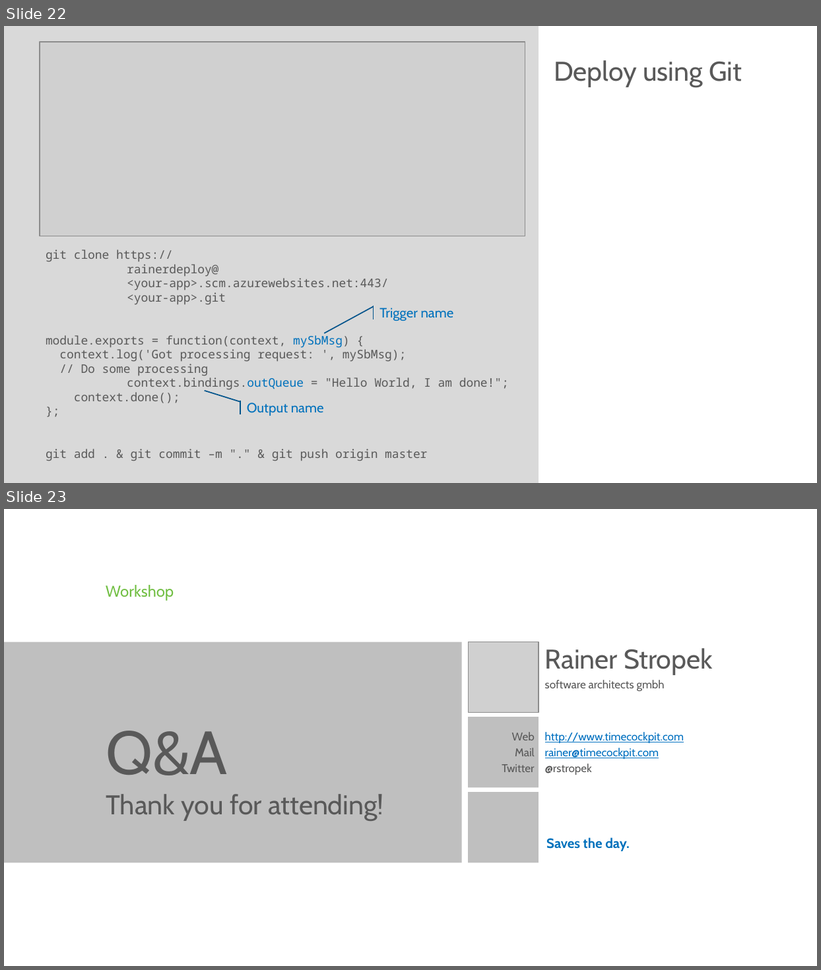
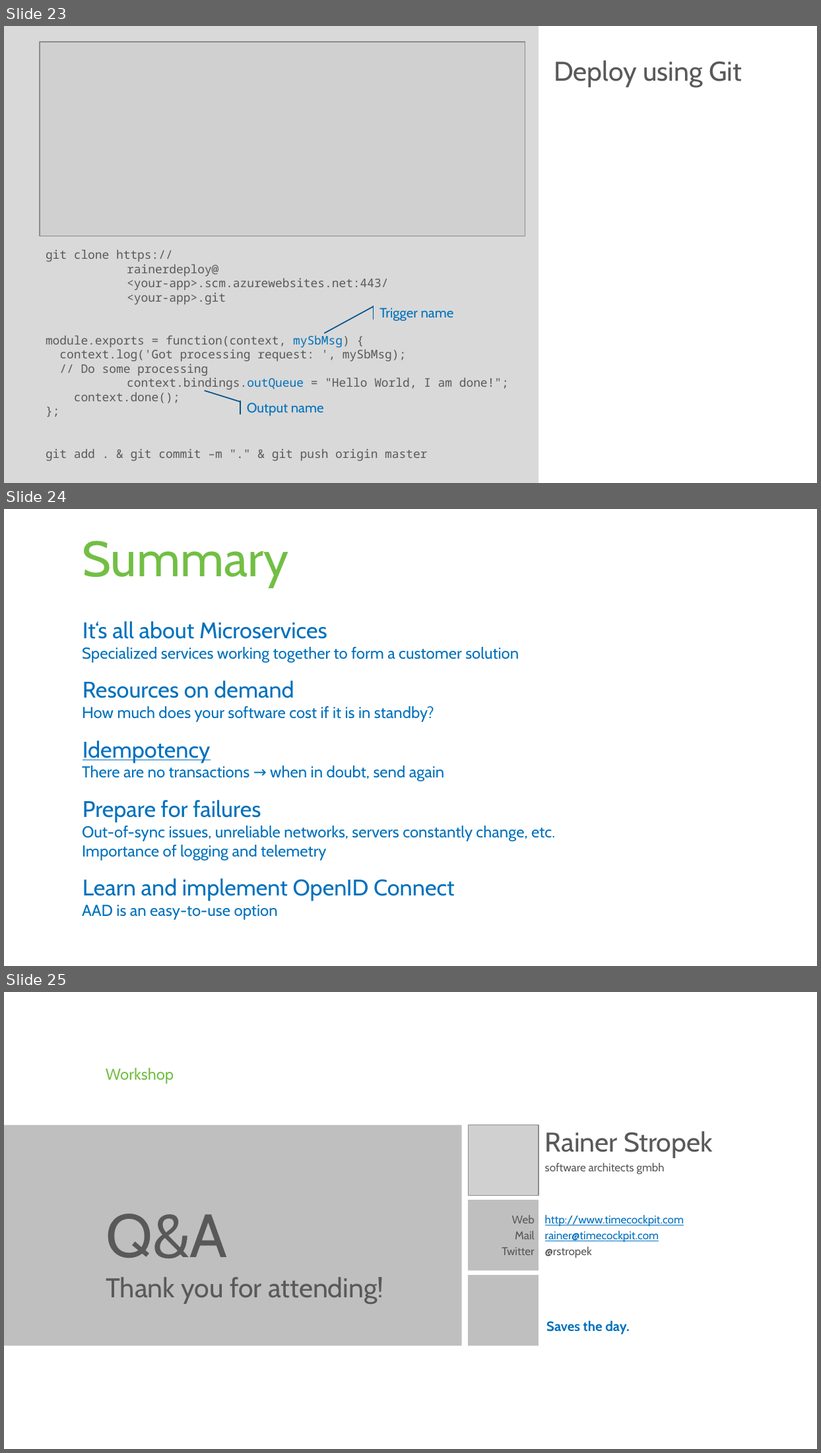
Before and after one commit to rstropek/Samples, a slide deck: AzureFunctions/AzureFunctions.pptx. Shown one above the other, each under a label of ours: slides 22 and 23 before the commit, slides 23, 24 and 25 after it. The pictures are 821x970 and 821x1453 pixels, drawn with LibreOffice and Linux fonts; fonts in the diff are those of the drawing; grey boxes stand for pictures; background and template pictures are left out. Boxes give left, top, right and bottom in pixels: in the first picture for what was removed or moved away, otherwise in the second. Text is boxed around its words. In the diff, an @@ line names an element or a change of style, - is before the commit and + after.

```diff
--- a/AzureFunctions/AzureFunctions.pptx
+++ b/AzureFunctions/AzureFunctions.pptx
@@ slide 24 added at box(4, 509, 817, 966), background #FFFFFF @@
@@ title added at box(82, 541, 288, 587), 44 pt, text #72BF44 @@
+Summary
@@ text added at box(82, 621, 555, 920), 14 pt, text #0071BC @@
+It‘s all about Microservices
+  Specialized services working together to form a customer solution
+Resources on demand
+  How much does your software cost if it is in standby?
+Idempotency
+  There are no transactions → when in doubt, send again
+Prepare for failures
+  Out-of-sync issues, unreliable networks, servers constantly change, etc.
+  Importance of logging and telemetry
+Learn and implement OpenID Connect
+  AAD is an easy-to-use option
@@ what was slide 22 is now slide 23 @@
@@ what was slide 23 is now slide 25 @@
```
Also in this commit, not shown: 2 slides changed, 1 other slide added.
